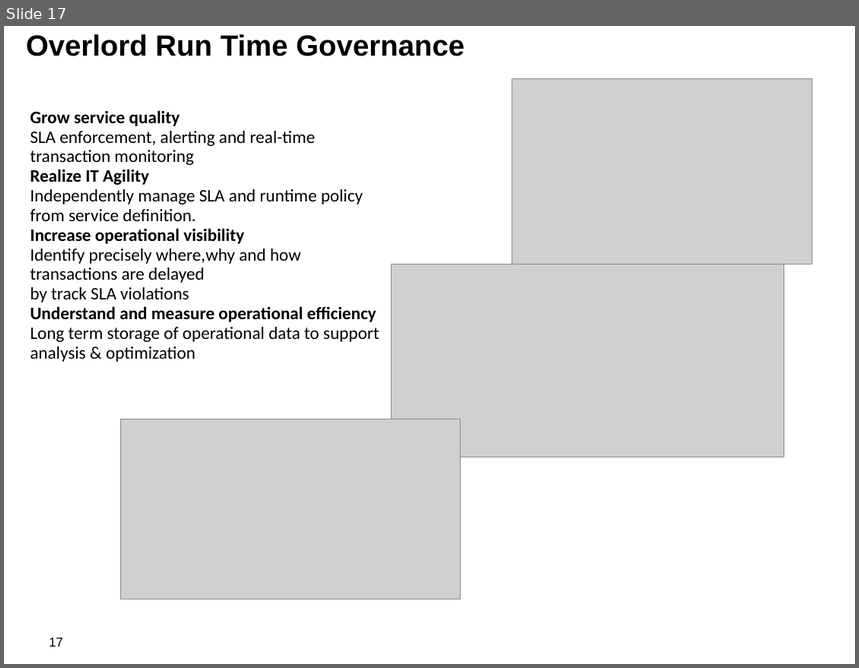
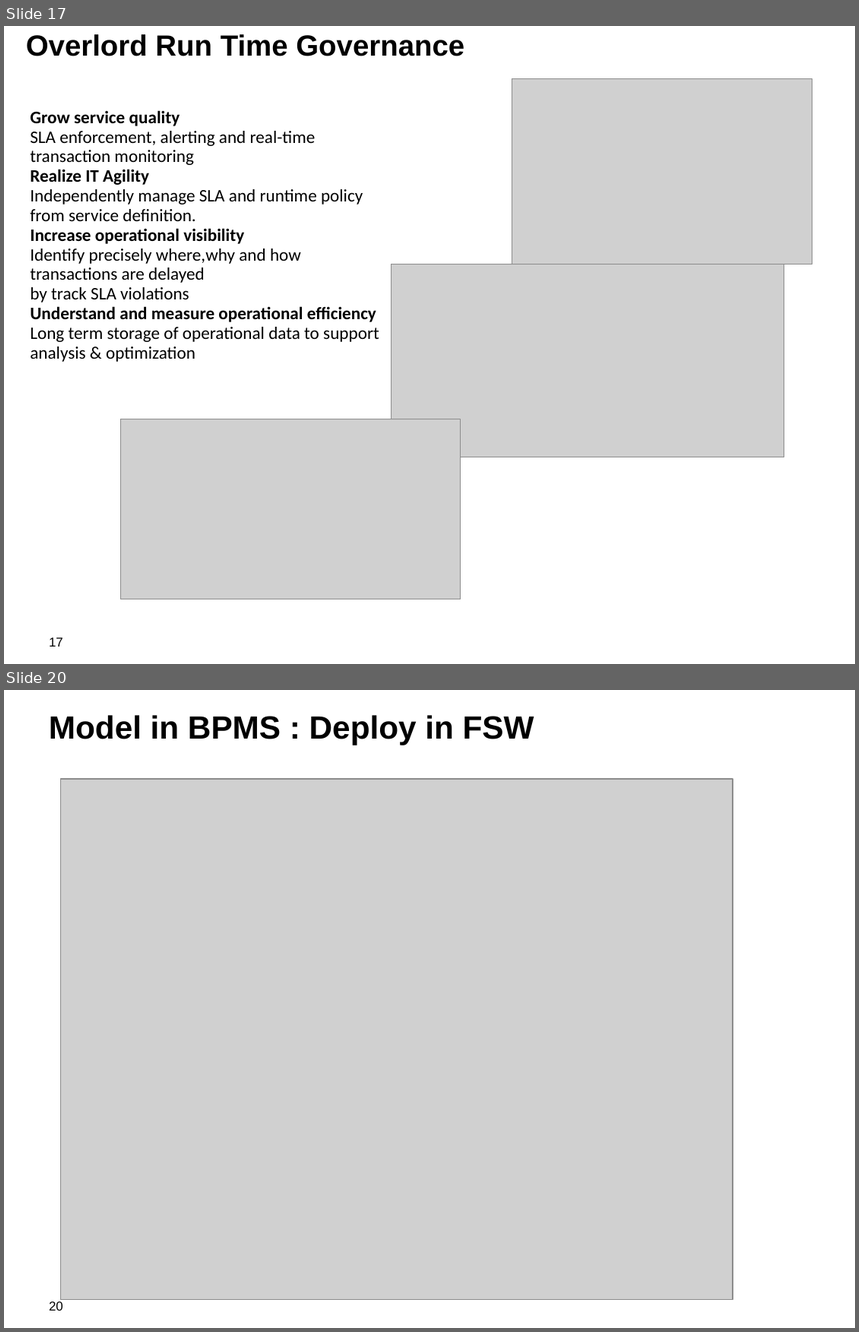
Before and after one commit to jbossdemocentral/bpms-fsw-integration-demo, a slide deck: docs/Demo Overview.odp. Shown one above the other, each under a label of ours: slide 17 before the commit, slides 17 and 20 after it; the slides between them are not shown. The pictures are 859x668 and 859x1332 pixels, drawn with LibreOffice and Linux fonts; fonts in the diff are those of the drawing; grey boxes stand for pictures; background and template pictures are left out. Boxes give left, top, right and bottom in pixels: in the first picture for what was removed or moved away, otherwise in the second. Text is boxed around its words. In the diff, an @@ line names an element or a change of style, - is before the commit and + after.

```diff
--- a/docs/Demo Overview.odp
+++ b/docs/Demo Overview.odp
@@ slide 20 added at [4,690,855,1328], background #FFFFFF; not listed: 1 template element that a slide beside it also shows @@
@@ title added at [49,715,534,745], 30 pt, text #000000, bold @@
+Model in BPMS : Deploy in FSW
@@ picture added at [60,779,733,1300] @@
```
Also in this commit, not shown: 2 other slides added, 6 other files.
